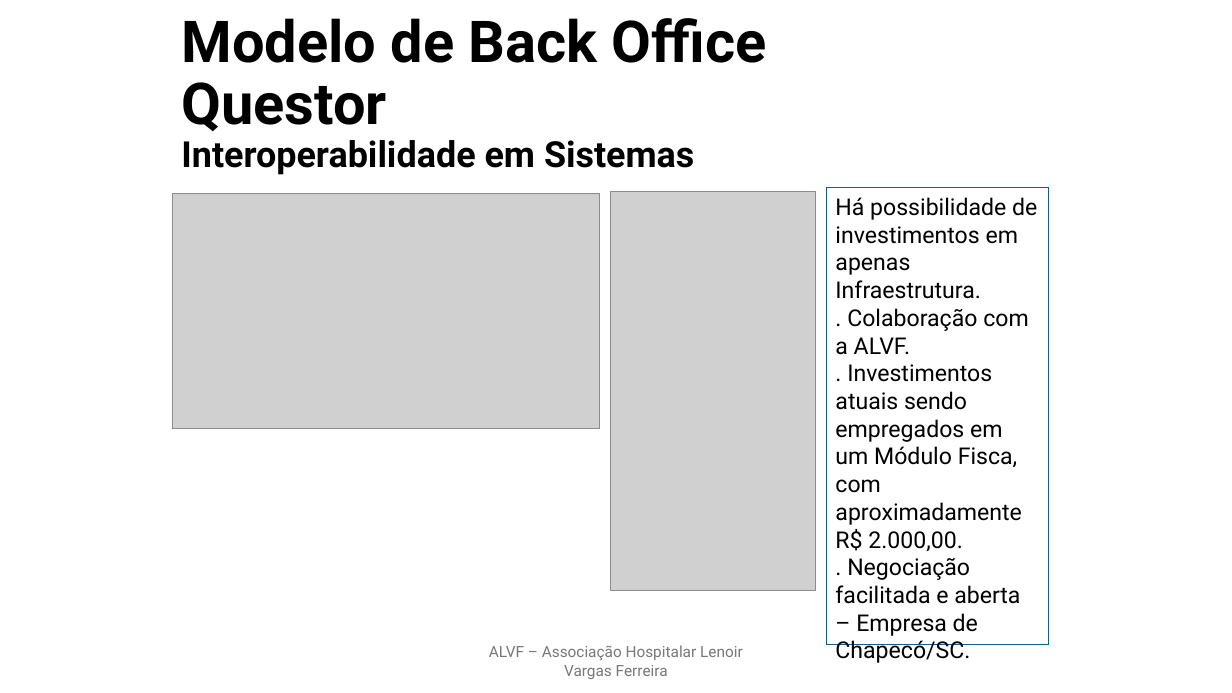
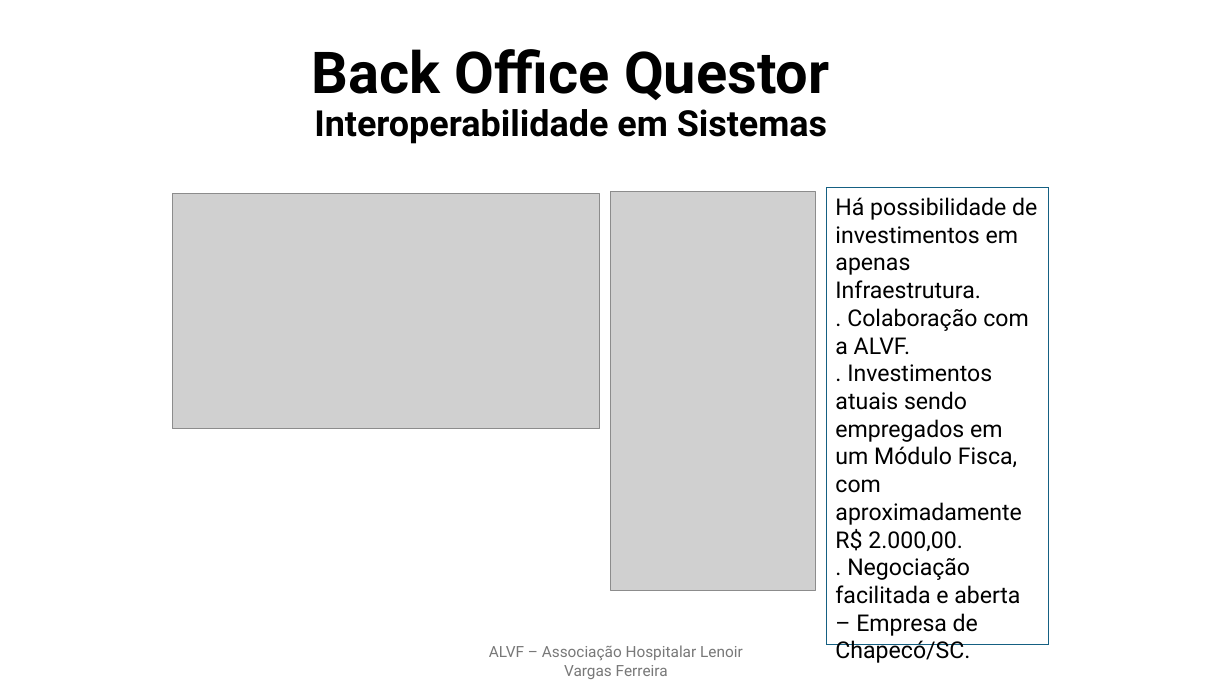
Before and after one commit to ProjetosALVF/ALVF_ProspeccaoGestao_TI, a slide deck: slide 4 of ALVF_AnalisePropostas_TI_DiretoriaExecutiva_Fev_2025/ALVF_BackOffice.pptx. Drawn at 1232x693 pixels with LibreOffice and Linux fonts; fonts in the diff are those of the drawing; grey boxes stand for pictures. Boxes give left, top, right and bottom in pixels: in the first picture for what was removed or moved away, otherwise in the second. Text is boxed around its words. In the diff, an @@ line names an element or a change of style, - is before the commit and + after.

```diff
--- a/ALVF_AnalisePropostas_TI_DiretoriaExecutiva_Fev_2025/ALVF_BackOffice.pptx
+++ b/ALVF_AnalisePropostas_TI_DiretoriaExecutiva_Fev_2025/ALVF_BackOffice.pptx
@@ title at [312,49,830,144]: text changed @@
-Modelo de Back Office Questor
-Interoperabilidade em Sistemas
+Back Office Questor
+Interoperabilidade em Sistemas
```
Also in this commit, not shown: 1 other slide changed, 4 other files.
